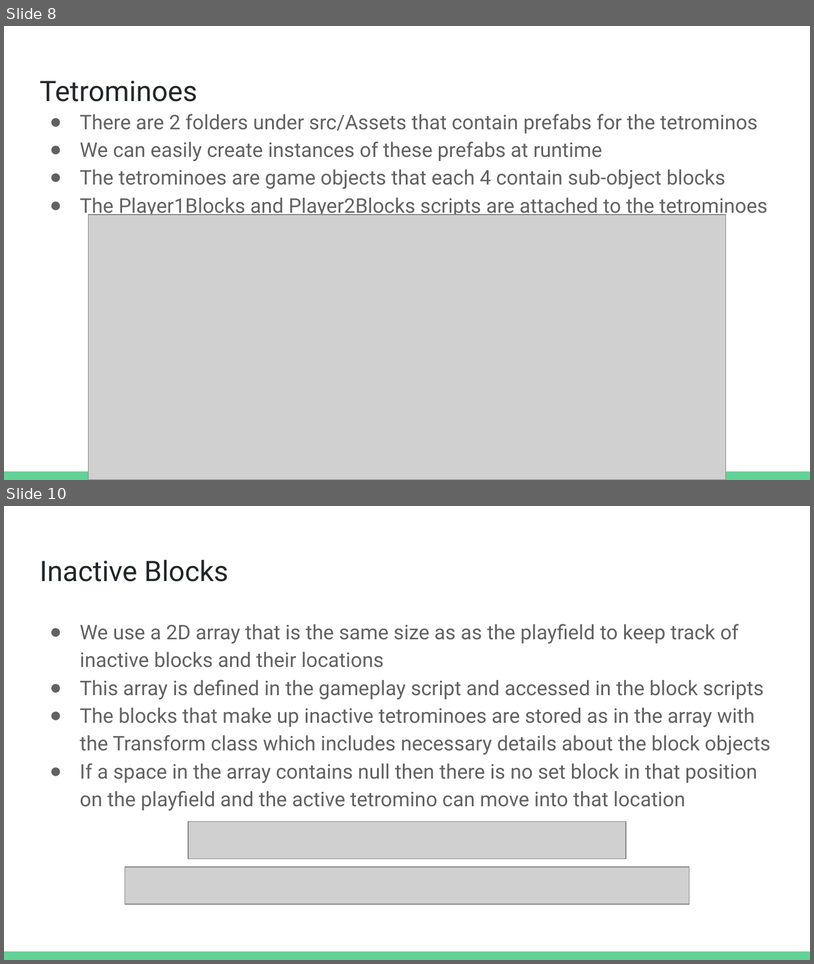
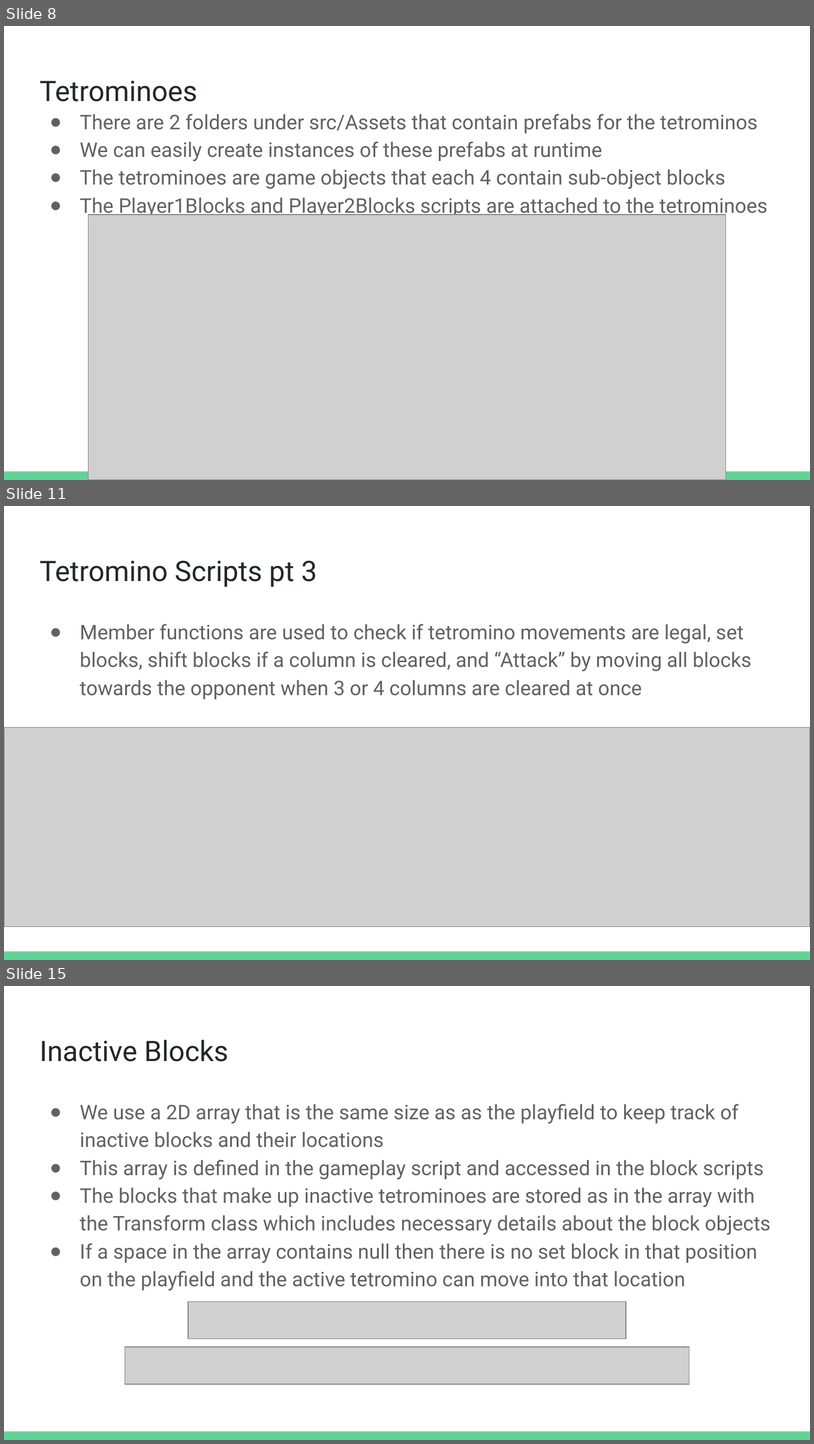
Before and after one commit to Caelanrw/TetrominoTussle, a slide deck: doc/ProjectArchitecture.pptx. Shown one above the other, each under a label of ours: slides 8 and 10 before the commit, slides 8, 11 and 15 after it; the slides between them are not shown. The pictures are 814x964 and 814x1444 pixels, drawn with LibreOffice and Linux fonts; fonts in the diff are those of the drawing; grey boxes stand for pictures. Boxes give left, top, right and bottom in pixels: in the first picture for what was removed or moved away, otherwise in the second. Text is boxed around its words. In the diff, an @@ line names an element or a change of style, - is before the commit and + after.

```diff
--- a/doc/ProjectArchitecture.pptx
+++ b/doc/ProjectArchitecture.pptx
@@ slide 11 added at [4,506,810,960], background #FFFFFF; not listed: 1 template element that a slide beside it also shows @@
@@ title added at [39,561,317,587], 25.2 pt, text #202729 @@
+Tetromino Scripts pt 3
@@ text added at [80,624,752,699], 18 pt, text #616161 @@
+● Member functions are used to check if tetromino movements are legal, set blocks, shift blocks if a column is cleared, and “Attack” by moving all blocks towards the opponent when 3 or 4 columns are cleared at once
@@ picture added at [4,727,810,926] @@
@@ what was slide 10 is now slide 15 @@
```
Also in this commit, not shown: 2 slides changed, 3 other slides added, 5 other files.
